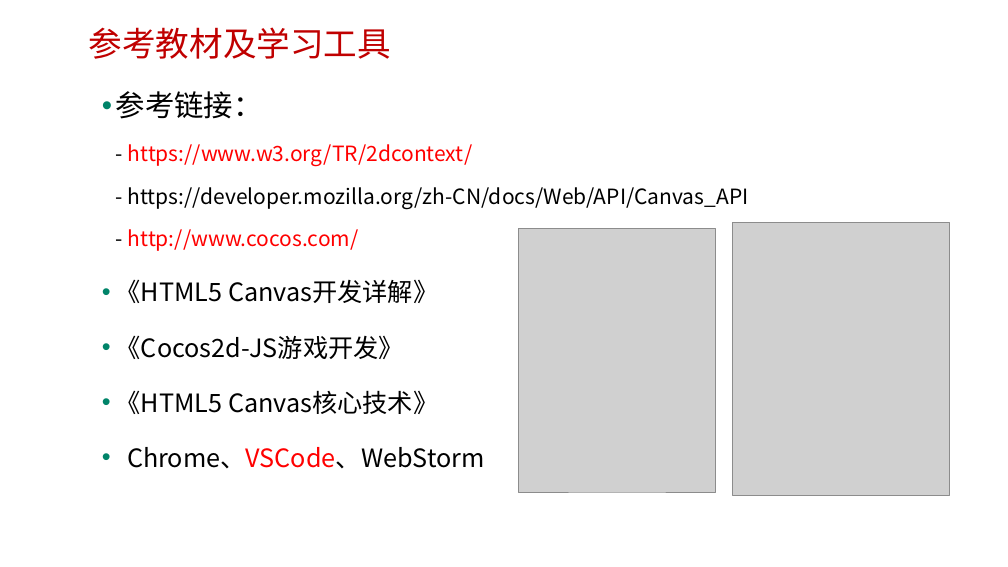
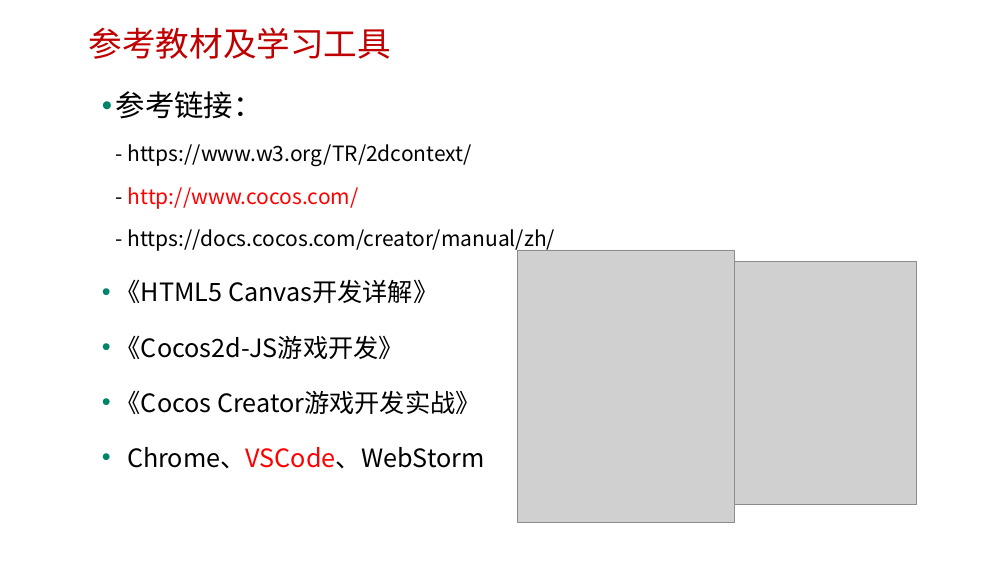
Before and after one commit to edu2act/course-H5-Animation-and-Game-Development, a slide deck: slide 3 of materials/slides/ch01.pptx. Drawn at 1008x567 pixels with LibreOffice and Linux fonts; fonts in the diff are those of the drawing; grey boxes stand for pictures; background and template pictures are left out. Boxes give left, top, right and bottom in pixels: in the first picture for what was removed or moved away, otherwise in the second. Text is boxed around its words. In the diff, an @@ line names an element or a change of style, - is before the commit and + after.

```diff
--- a/materials/slides/ch01.pptx
+++ b/materials/slides/ch01.pptx
@@ text at (x1=116, y1=91, x2=555, y2=251): text changed @@
-• 参考链接：
-  - https://www.w3.org/TR/2dcontext/
-  - https://developer.mozilla.org/zh-CN/docs/Web/API/Canvas_API
-  - http://www.cocos.com/
+• 参考链接：
+  - https://www.w3.org/TR/2dcontext/
+  - http://www.cocos.com/
+  - https://docs.cocos.com/creator/manual/zh/
@@ picture removed at (x1=519, y1=228, x2=716, y2=492) @@
@@ picture moved from (x1=732, y1=223, x2=950, y2=495) to (x1=517, y1=250, x2=735, y2=523) @@
@@ picture added at (x1=735, y1=262, x2=917, y2=504) @@
@@ text at (x1=116, y1=390, x2=481, y2=414): text changed @@
-• 《HTML5 Canvas核心技术》
+• 《Cocos Creator游戏开发实战》
```
Also in this commit, not shown: 4 other slides changed, 1 other file.
